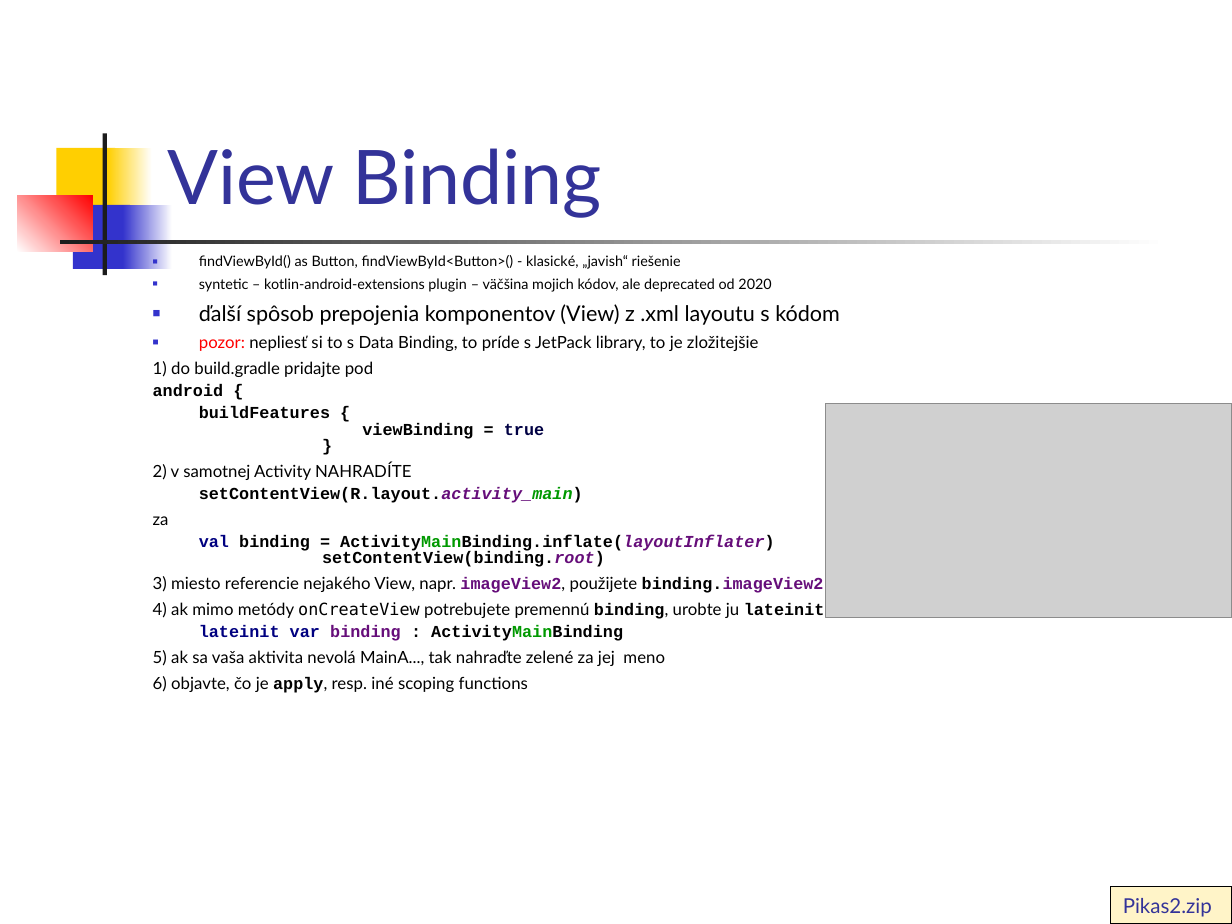
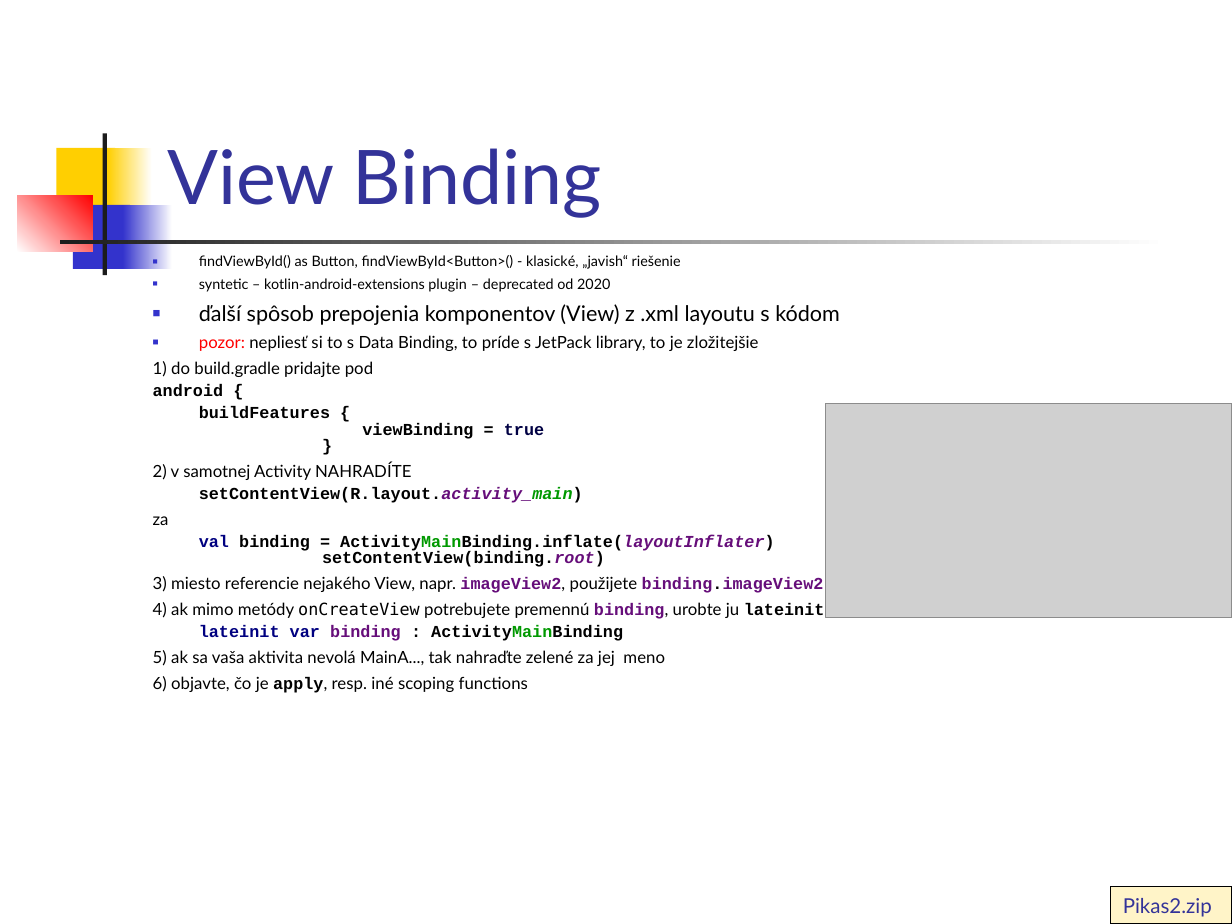
Before and after one commit to vmandro/Prednasky, a slide deck: slide 7 of 03/03_Android.ppt (slide 6 before the commit). Drawn at 1232x924 pixels with LibreOffice and Linux fonts; fonts in the diff are those of the drawing; grey boxes stand for pictures. Boxes give left, top, right and bottom in pixels: in the first picture for what was removed or moved away, otherwise in the second. Text is boxed around its words. In the diff, an @@ line names an element or a change of style, - is before the commit and + after.

```diff
--- a/03/03_Android.ppt
+++ b/03/03_Android.ppt
@@ text at [199, 278, 610, 292]: text changed @@
-■ syntetic – kotlin-android-extensions plugin – väčšina mojich kódov, ale deprecated od 2020
+■ syntetic – kotlin-android-extensions plugin – deprecated od 2020
@@ text at [153, 576, 865, 621]: text colour #000000 to #660E7A in "binding.imageView2", "binding," @@
```
Also in this commit, not shown: 11 other slides changed, 6 slides added, 2 slides removed, 5 other files.
